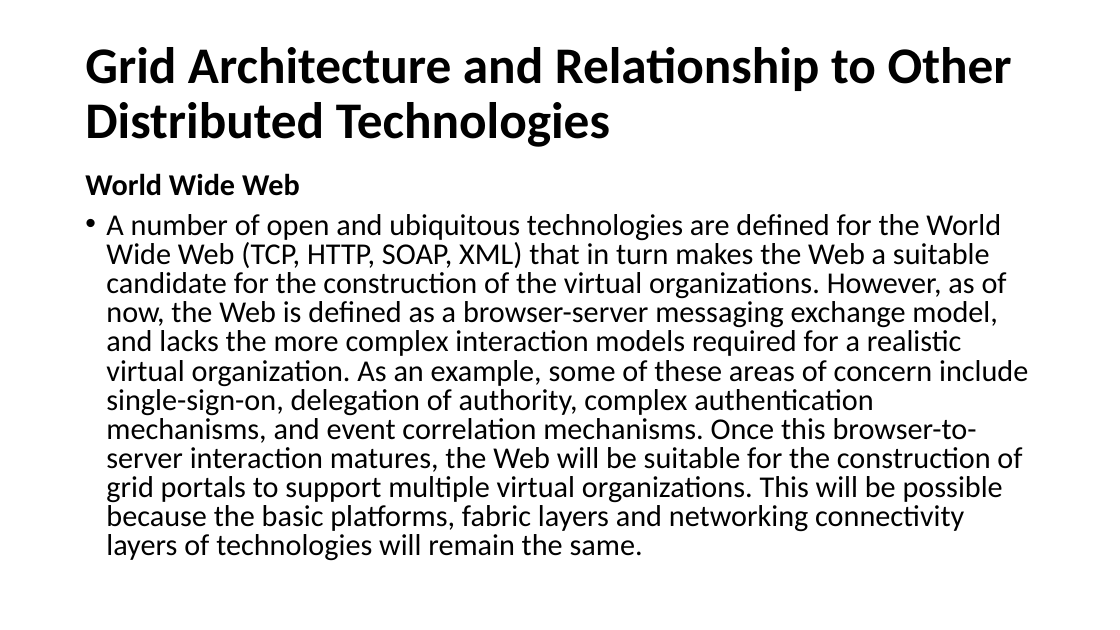
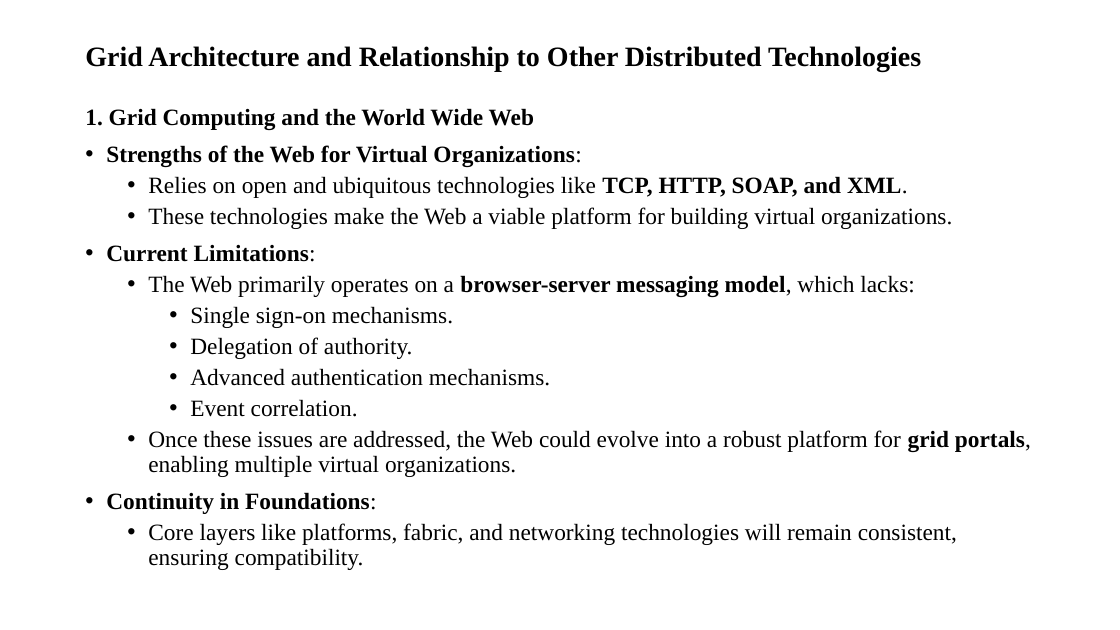
Before and after one commit to CSE-2026/4th-year-sem-2, a slide deck: slide 27 of HPC/UNIT1-PPT.pptx (slide 25 before the commit). Drawn at 1120x630 pixels with LibreOffice and Linux fonts; fonts in the diff are those of the drawing. Boxes give left, top, right and bottom in pixels: in the first picture for what was removed or moved away, otherwise in the second. Text is boxed around its words. In the diff, an @@ line names an element or a change of style, - is before the commit and + after.

```diff
--- a/HPC/UNIT1-PPT.pptx
+++ b/HPC/UNIT1-PPT.pptx
@@ title "Grid Architecture and Relationship to ..." at box(85, 46, 921, 72): size 44 to 24 pt, font Calibri to Times New Roman @@
@@ text at box(85, 108, 1031, 570): text changed; size 25.9 to 20 pt; font Calibri to Times New Roman @@
-World Wide Web
-• A number of open and ubiquitous technologies are defined for the World Wide Web (TCP, HTTP, SOAP, XML) that in turn makes the Web a suitable candidate for the construction of the virtual organizations. However, as of now, the Web is defined as a browser-server messaging exchange model, and lacks the more complex interaction models required for a realistic virtual organization. As an example, some of these areas of concern include single-sign-on, delegation of authority, complex authentication mechanisms, and event correlation mechanisms. Once this browser-to- server interaction matures, the Web will be suitable for the construction of grid portals to support multiple virtual organizations. This will be possible because the basic platforms, fabric layers and networking connectivity layers of technologies will remain the same.
+1. Grid Computing and the World Wide Web
+• Strengths of the Web for Virtual Organizations:
+  • Relies on open and ubiquitous technologies like TCP, HTTP, SOAP, and XML.
+  • These technologies make the Web a viable platform for building virtual organizations.
+• Current Limitations:
+  • The Web primarily operates on a browser-server messaging model, which lacks:
+    • Single sign-on mechanisms.
+    • Delegation of authority.
+    • Advanced authentication mechanisms.
+    • Event correlation.
+  • Once these issues are addressed, the Web could evolve into a robust platform for grid portals, enabling multiple virtual organizations.
+• Continuity in Foundations:
+  • Core layers like platforms, fabric, and networking technologies will remain consistent, ensuring compatibility.
```
Also in this commit, not shown: 27 other slides changed, 10 slides added, 4 slides removed, 5 other files.
